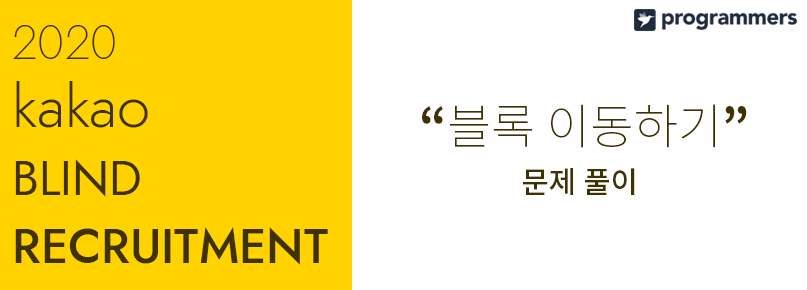
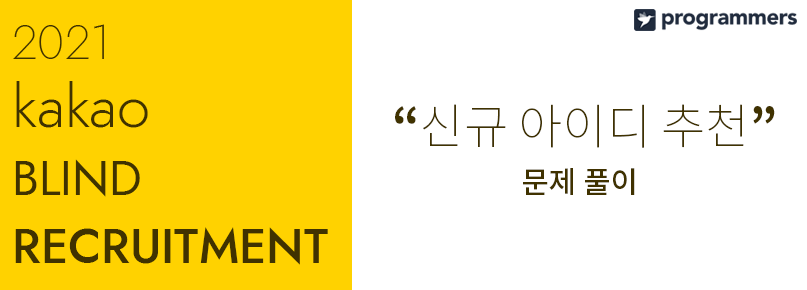
Layer changes from the first 807×290 image to the second:
renamed "“블록 이동하기”" to "“신규 아이디 추천”", painted on it over [395, 104, 775, 148]
renamed "2020 kakao BLIND RECRUITMENT" to "2021 kakao BLIND RECRUITMENT", painted on it over [92, 24, 115, 59]
